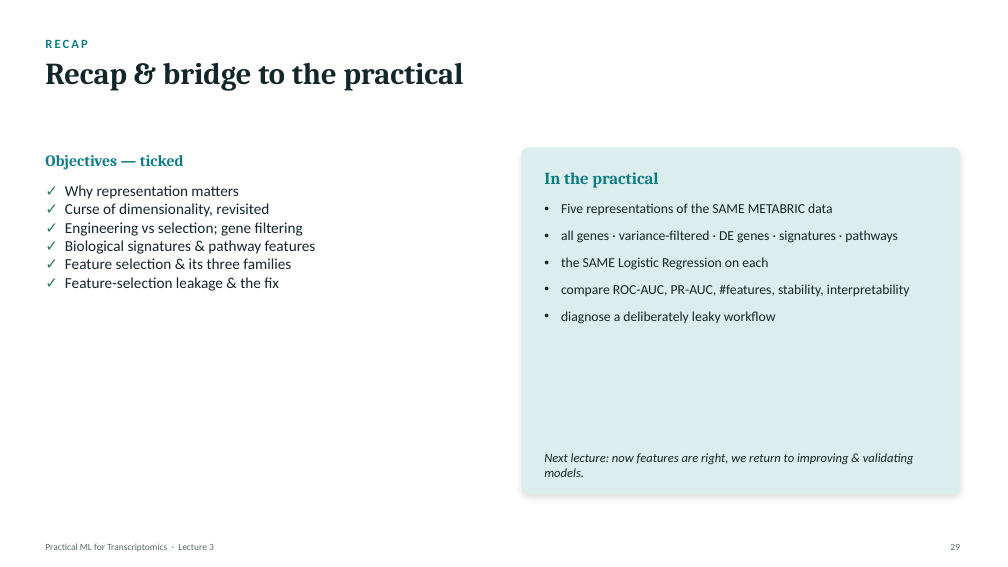
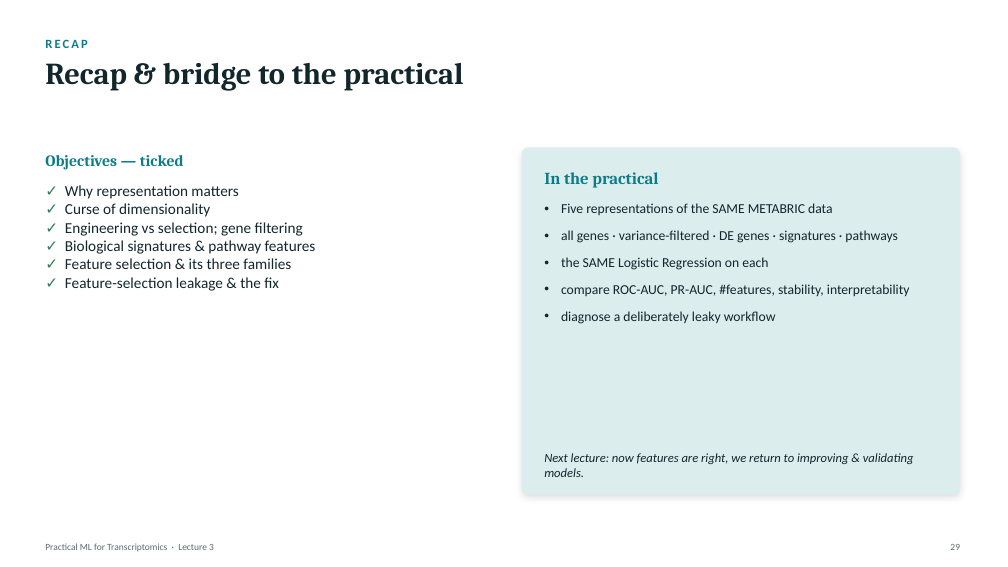
Before and after one commit to zhanyinx/ml26, a slide deck: slide 24 of lessons/lesson03_feature_engineering/theory/slides/Lecture3 - Feature Engineering and Biological Representation.pptx (slide 29 before the commit). Drawn at 1008x567 pixels with LibreOffice and Linux fonts; fonts in the diff are those of the drawing. Boxes give left, top, right and bottom in pixels: in the first picture for what was removed or moved away, otherwise in the second. Text is boxed around its words. In the diff, an @@ line names an element or a change of style, - is before the commit and + after.

```diff
--- a/lessons/lesson03_feature_engineering/theory/slides/Lecture3 - Feature Engineering and Biological Representation.pptx
+++ b/lessons/lesson03_feature_engineering/theory/slides/Lecture3 - Feature Engineering and Biological Representation.pptx
@@ text at (x1=65, y1=203, x2=210, y2=217): text changed @@
-✓ Curse of dimensionality, revisited
+✓ Curse of dimensionality
```
Also in this commit, not shown: 20 other slides changed, 2 slides added, 7 slides removed.
